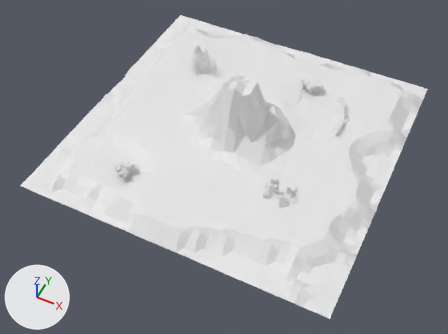
One commit to the glTF model maps/2/map.glb: the scene before it, then after it.
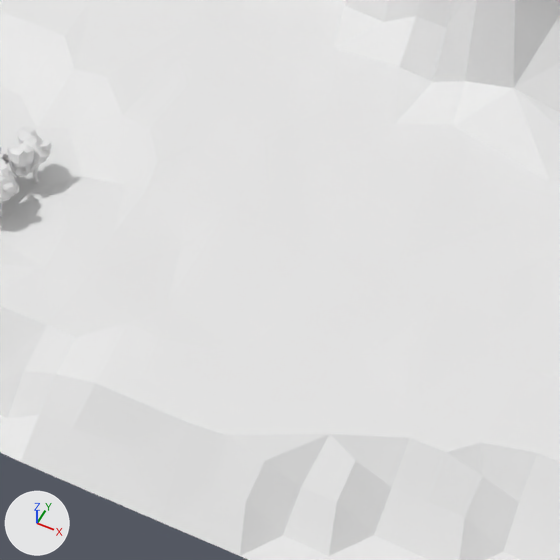
The first picture shows the older version from a 50 mm lens placed at (60.3, -131.6, 141.4), pointed at (2.0, -15.0, -4.4). The close-ups show the older and then the newer version on the part from 28% to 55% of the width and 40% to 76% of the height of that picture. Only the edits that show in the close-ups are written down. The axes (+X, +Y, +Z) are drawn at lower left. The lights are the same throughout. Where no turn or scale is listed for an object, it has been applied to the vertices.

Objects in the first close-up: 'Plane', 'Tree1', 'Tree1.004' and 1 more.
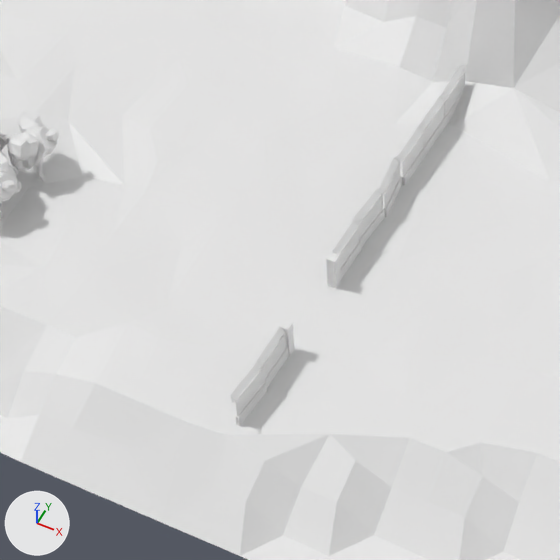
What differs and where, as boxes [x1, y1, x2, y2] in the close-ups (560 x 560 px):
'Tree1.004', moved, rescaled (15% wider, 18% taller)
    before: [7, 125, 52, 185]
    after: [7, 111, 59, 182]
'Wall_Straight_Concrete_Metal_shader_0.007', added
    after: [230, 361, 267, 426]
'Wall_Straight_Concrete_Metal_shader_0.005', added
    after: [256, 327, 289, 387]
'Wall_Straight_Concrete_Metal_shader_0.001', added
    after: [352, 188, 385, 246]
'Wall_Straight_Concrete_Metal_shader_0.004', added
    after: [332, 218, 362, 280]
'Wall_Straight_Concrete_Metal_shader_0.003', added
    after: [397, 124, 427, 185]
'Wall_Straight_Concrete_Metal_shader_0.002', added
    after: [419, 95, 447, 154]
'Tree1', moved, rescaled
    before: [0, 158, 19, 217]
    after: [0, 151, 21, 219]
'Wall_Straight_Concrete_Metal_shader_0', added
    after: [378, 154, 402, 218]
'Wall_Straight_Concrete_Metal_shader_0.006', added
    after: [441, 65, 467, 124]
'BrickCornerSpacer_Brick_shader_0', added
    after: [326, 252, 340, 289]
'BrickCornerSpacer_Brick_shader_0.001', added
    after: [279, 320, 294, 357]

Edits to the bpy script that builds the scene:
```text
Change ob_tree1:
    ob_tree1.location: (-21.23, -35.55, -1.02) -> (-21.12, -35.85, -0.89)
    ob_tree1.scale: (0.662, 0.662, 0.662) -> (0.774, 0.774, 0.774)
Change ob_tree1_004:
    ob_tree1_004.location: (-20.66, -32.18, -1.11) -> (-20.46, -31.91, -0.85)
    ob_tree1_004.scale: (0.662, 0.662, 0.662) -> (0.774, 0.774, 0.774)
Add ob_wall_straight_concrete_metal_shader_0_007:
    ob_wall_straight_concrete_metal_shader_0_007 = bpy.data.objects.new('Wall_Straight_Concrete_Metal_shader_0.007', me_wall_straight_concrete_metal_shader_0)  # 319 vertices, 505 faces; spans x -177.0..164.0, y -37.0..12.0, z -115.0..150.0
    ob_wall_straight_concrete_metal_shader_0_007.location = (1.33, -42.57, 1.13)
    ob_wall_straight_concrete_metal_shader_0_007.rotation_euler = (0.0164, 3.121, 1.488)  # degrees (0.9, 179, 85)
    ob_wall_straight_concrete_metal_shader_0_007.scale = (-0.01, -0.01, -0.01)
Add ob_wall_straight_concrete_metal_shader_0_006:
    ob_wall_straight_concrete_metal_shader_0_006 = bpy.data.objects.new('Wall_Straight_Concrete_Metal_shader_0.006', me_wall_straight_concrete_metal_shader_0)  # 319 vertices, 505 faces; spans x -177.0..164.0, y -37.0..12.0, z -115.0..150.0
    ob_wall_straight_concrete_metal_shader_0_006.location = (1.33, -15.02, 1.13)
    ob_wall_straight_concrete_metal_shader_0_006.rotation_euler = (0.0, 0.0648, -1.571)  # degrees (0, 3.7, -90)
    ob_wall_straight_concrete_metal_shader_0_006.scale = (0.01, 0.01, 0.01)
Add ob_wall_straight_concrete_metal_shader_0_005:
    ob_wall_straight_concrete_metal_shader_0_005 = bpy.data.objects.new('Wall_Straight_Concrete_Metal_shader_0.005', me_wall_straight_concrete_metal_shader_0)  # 319 vertices, 505 faces; spans x -177.0..164.0, y -37.0..12.0, z -115.0..150.0
    ob_wall_straight_concrete_metal_shader_0_005.location = (1.33, -39.59, 1.13)
    ob_wall_straight_concrete_metal_shader_0_005.rotation_euler = (3.142, 0.0, -1.571)  # degrees (180, 0, -90)
    ob_wall_straight_concrete_metal_shader_0_005.scale = (-0.01, -0.01, -0.01)
Add ob_brickcornerspacer_brick_shader_0_001:
    ob_brickcornerspacer_brick_shader_0_001 = bpy.data.objects.new('BrickCornerSpacer_Brick_shader_0.001', me_brickcornerspacer_brick_shader_0)  # 28 vertices, 52 faces; spans x -34.0..34.0, y -34.0..34.0, z -146.0..143.0
    ob_brickcornerspacer_brick_shader_0_001.location = (1.23, -37.77, 1.32)
    ob_brickcornerspacer_brick_shader_0_001.rotation_euler = (0.0, -3.142, 0.0)  # degrees (0, -180, 0)
    ob_brickcornerspacer_brick_shader_0_001.scale = (-0.00915, -0.00915, -0.00915)
Add ob_wall_straight_concrete_metal_shader_0_004:
    ob_wall_straight_concrete_metal_shader_0_004 = bpy.data.objects.new('Wall_Straight_Concrete_Metal_shader_0.004', me_wall_straight_concrete_metal_shader_0)  # 319 vertices, 505 faces; spans x -177.0..164.0, y -37.0..12.0, z -115.0..150.0
    ob_wall_straight_concrete_metal_shader_0_004.location = (1.33, -29.95, 1.13)
    ob_wall_straight_concrete_metal_shader_0_004.rotation_euler = (0.0, 0.0, -1.571)  # degrees (0, 0, -90)
    ob_wall_straight_concrete_metal_shader_0_004.scale = (0.01, 0.01, 0.01)
Add ob_brickcornerspacer_brick_shader_0:
    ob_brickcornerspacer_brick_shader_0 = bpy.data.objects.new('BrickCornerSpacer_Brick_shader_0', me_brickcornerspacer_brick_shader_0)  # 28 vertices, 52 faces; spans x -34.0..34.0, y -34.0..34.0, z -146.0..143.0
    ob_brickcornerspacer_brick_shader_0.location = (1.23, -31.77, 1.32)
    ob_brickcornerspacer_brick_shader_0.scale = (0.00915, 0.00915, 0.00915)
Add ob_wall_straight_concrete_metal_shader_0_003:
    ob_wall_straight_concrete_metal_shader_0_003 = bpy.data.objects.new('Wall_Straight_Concrete_Metal_shader_0.003', me_wall_straight_concrete_metal_shader_0)  # 319 vertices, 505 faces; spans x -177.0..164.0, y -37.0..12.0, z -115.0..150.0
    ob_wall_straight_concrete_metal_shader_0_003.location = (1.33, -20.99, 1.13)
    ob_wall_straight_concrete_metal_shader_0_003.rotation_euler = (0.0, 0.0, -1.571)  # degrees (0, 0, -90)
    ob_wall_straight_concrete_metal_shader_0_003.scale = (0.01, 0.01, 0.01)
Add ob_wall_straight_concrete_metal_shader_0_002:
    ob_wall_straight_concrete_metal_shader_0_002 = bpy.data.objects.new('Wall_Straight_Concrete_Metal_shader_0.002', me_wall_straight_concrete_metal_shader_0)  # 319 vertices, 505 faces; spans x -177.0..164.0, y -37.0..12.0, z -115.0..150.0
    ob_wall_straight_concrete_metal_shader_0_002.location = (1.33, -18.0, 1.13)
    ob_wall_straight_concrete_metal_shader_0_002.rotation_euler = (0.0, 0.0, -1.571)  # degrees (0, 0, -90)
    ob_wall_straight_concrete_metal_shader_0_002.scale = (0.01, 0.01, 0.01)
Add ob_wall_straight_concrete_metal_shader_0_001:
    ob_wall_straight_concrete_metal_shader_0_001 = bpy.data.objects.new('Wall_Straight_Concrete_Metal_shader_0.001', me_wall_straight_concrete_metal_shader_0)  # 319 vertices, 505 faces; spans x -177.0..164.0, y -37.0..12.0, z -115.0..150.0
    ob_wall_straight_concrete_metal_shader_0_001.location = (1.33, -26.95, 1.13)
    ob_wall_straight_concrete_metal_shader_0_001.rotation_euler = (0.0, 0.0, -1.633)  # degrees (0, 0, -94)
    ob_wall_straight_concrete_metal_shader_0_001.scale = (0.01, 0.01, 0.01)
Add ob_wall_straight_concrete_metal_shader_0:
    ob_wall_straight_concrete_metal_shader_0 = bpy.data.objects.new('Wall_Straight_Concrete_Metal_shader_0', me_wall_straight_concrete_metal_shader_0)  # 319 vertices, 505 faces; spans x -177.0..164.0, y -37.0..12.0, z -115.0..150.0
    ob_wall_straight_concrete_metal_shader_0.location = (1.33, -23.98, 1.13)
    ob_wall_straight_concrete_metal_shader_0.rotation_euler = (0.0, 0.0, -1.427)  # degrees (0, 0, -82)
    ob_wall_straight_concrete_metal_shader_0.scale = (0.01, 0.01, 0.01)
```
